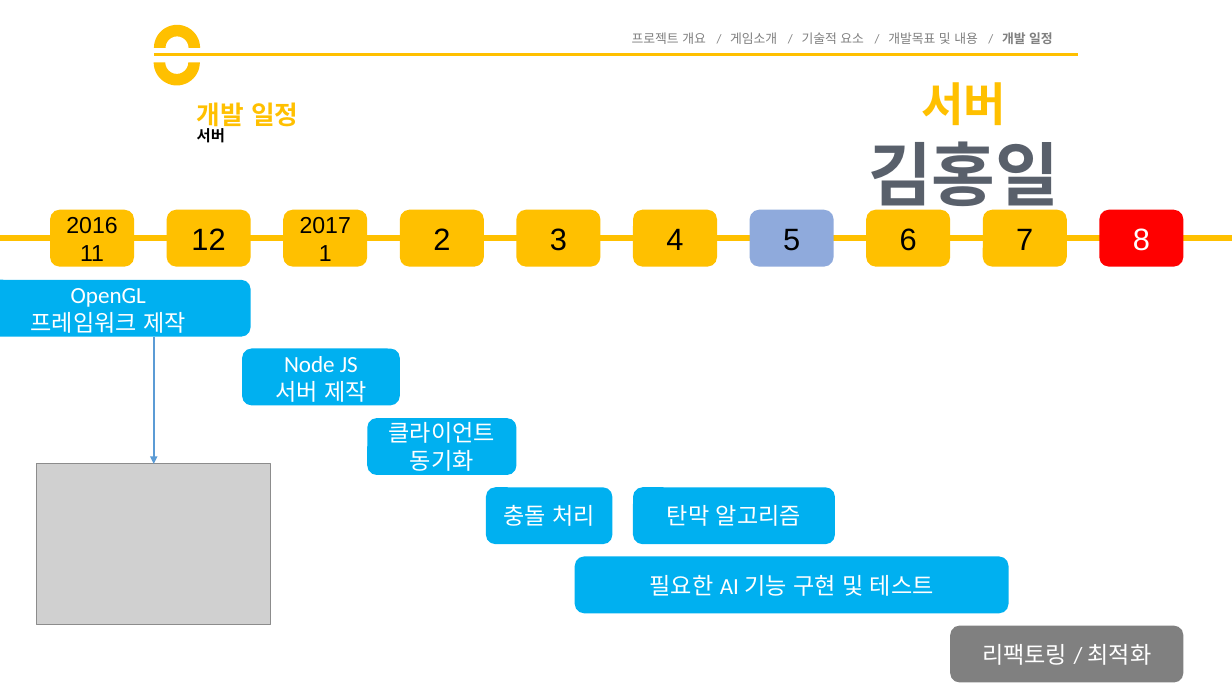
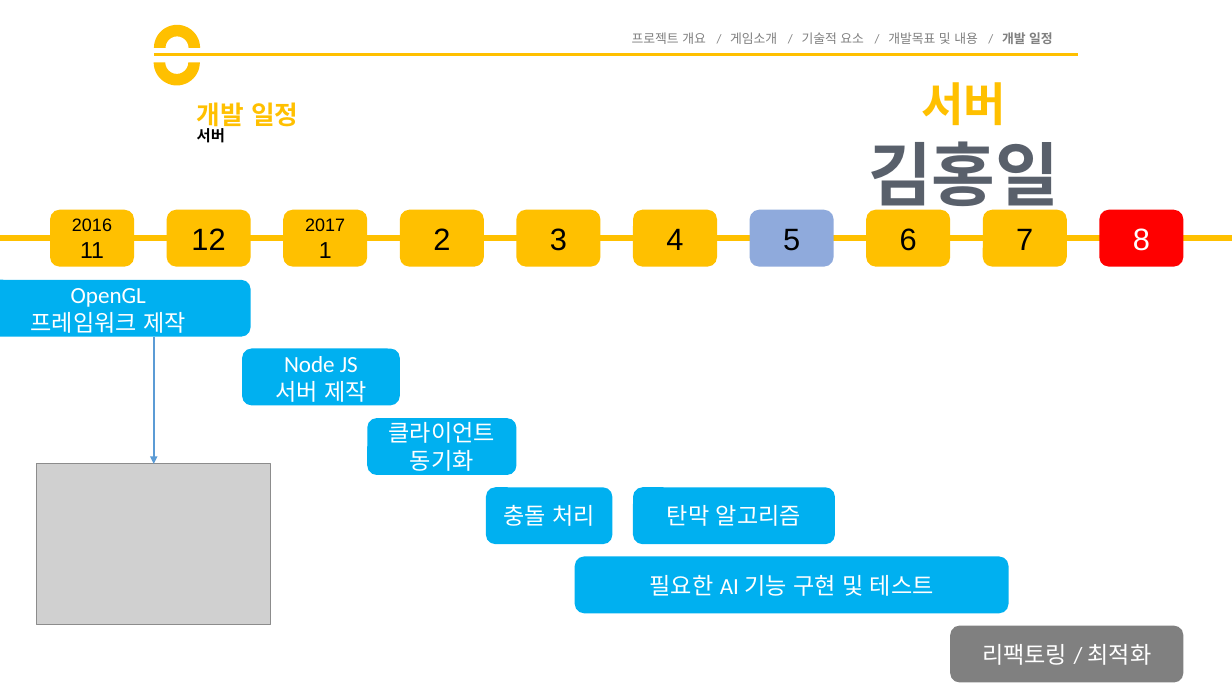
Before and after one commit to goddun/Report, a slide deck: slide 20 of 제안서.pptx (slide 19 before the commit). Drawn at 1232x693 pixels with LibreOffice and Linux fonts; fonts in the diff are those of the drawing; grey boxes stand for pictures. Boxes give left, top, right and bottom in pixels: in the first picture for what was removed or moved away, otherwise in the second. Text is boxed around its words. In the diff, an @@ line names an element or a change of style, - is before the commit and + after.

```diff
--- a/제안서.pptx
+++ b/제안서.pptx
@@ text in rounded rectangle at (72,218,112,231): size 18 to 14 pt in "2016" @@
@@ text in rounded rectangle at (305,218,345,231): size 18 to 14 pt in "2017" @@
```
Also in this commit, not shown: 14 other slides changed, 1 slide added.
